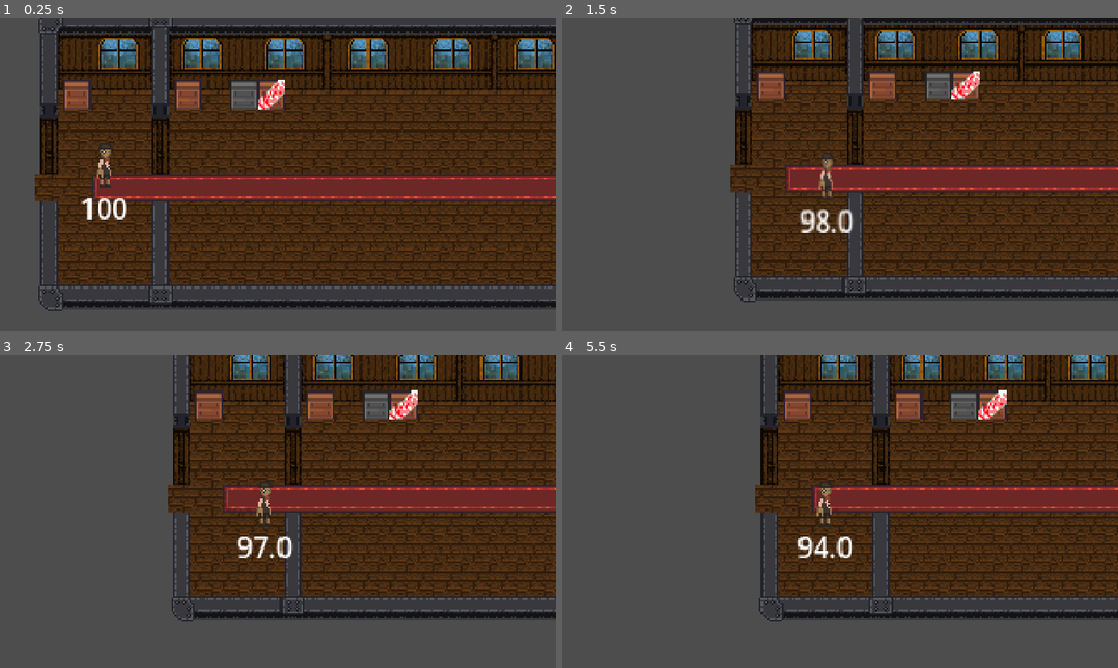
Above: before the commit, frames 1-4 (two rows, left to right).
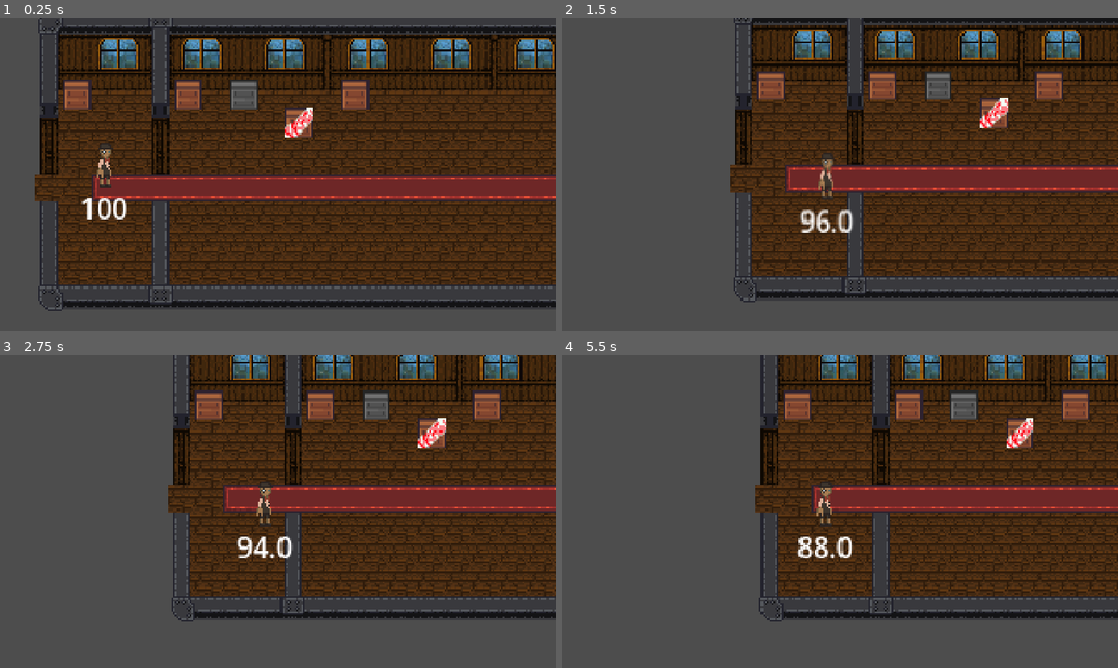
Above: after the commit, the same moments.

Repository: Haaxor1689/gmtk-2026
Game: Godot game, scene res://root.tscn
Same seed, same stepped clock (60 frames per second), same inputs: the game is played once before the commit and once after it.
Inputs:
- Up to frame 1 (0.25 s): no input
- Up to frame 2 (1.5 s): hold Right (right) 0.53-1.28 s; tap Enter at 1.25 s; hold Down (down) from 1.28 s (still down)
- Up to frame 3 (2.75 s): tap Space at 2 s; release Down (down) at 2.03 s; hold Right (right) from 2.03 s (still down)
- Up to frame 4 (5.5 s): tap Enter at 2.75, 4.25 s; release Right (right) at 2.78 s; hold Up (up) 2.78-3.53 s; tap Space at 3.5, 5 s; hold Left (left) 3.53-5.03 s; hold Down (down) from 5.03 s (still down)

The runs differ from the first frame. In frame 1, 1.4% of the frame differs, in the area x 46-67%, y 19-39%; in frame 2, 1.5%; in frame 3, 1.6%; in frame 4, 1.7%, in the area x 42-95%, y 11-65%.

Commit message:
try_move refactor + fragile box + refual station

Diff:
--- a/src/global.gd
+++ b/src/global.gd
@@ -7,7 +7,6 @@
 var player: GridNode
 
 var current_level: Node = null
-var leak_modifier: float = 1.0
 
 const TILE_SIZE: int = 16
 const GRID_NODE_BASE_Z_INDEX: int = 50
@@ -25,61 +24,6 @@
 	node.update_z_index()
 	print("Aligned ", node.name, " to grid at ", cell)
 
-func try_move(node: GridNode, direction: Vector2, is_push: bool = false) -> float:
-	var new_position := node.grid_pos + direction
-
-	for t in tilemaps:
-		if t.is_collidable:
-			if t.get_cell_source_id(new_position) != -1:
-				return 1.0 * leak_modifier
-
-	for obj in objects:
-		if obj.grid_pos == new_position:
-			if obj.is_pushable and !is_push and Global.try_move(obj, direction, true):
-				return obj.push_cost * leak_modifier
-			else:
-				return 1.0 * leak_modifier
-
-	var local_center := tilemap.map_to_local(new_position)
-	var target_position := tilemap.to_global(local_center)
-
-	node.grid_pos = new_position * leak_modifier
-
-	# Kill any existing tween
-	if node.get_meta("move_tween", []).size() > 0:
-		for t in node.get_meta("move_tween"):
-			t.kill()
-
-	# Reset rotation and scale to defaults
-	node.rotation = 0.0
-	node.scale = Vector2.ONE
-
-	var tween = create_tween()
-	var scale_tween = create_tween()
-
-	var tweens := [tween, scale_tween]
-	node.set_meta("move_tween", tweens)
-	for t in tweens:
-		t.set_trans(Tween.TRANS_QUAD)
-		t.set_ease(Tween.EASE_OUT)
-
-	# Position tween with arc motion
-	var start_pos := node.global_position
-	tween.tween_method(
-		func(t: float):
-			var horizontal := start_pos.lerp(target_position, t)
-			var arc_height := sin(t * PI) * 6.0 # Small upward arc, 10 pixels max
-			node.global_position = horizontal + Vector2(0, -arc_height)
-	, 0.0, 1.0, 0.3)
-	tween.tween_callback(node.update_z_index)
-
-	# Scale: expand for first 0.15s, then reverse for next 0.15s
-	scale_tween.tween_property(node, "scale", Vector2(0.9, 1.1), 0.15)
-	scale_tween.tween_property(node, "scale", Vector2.ONE, 0.15)
-
-	print("Moved to: ", new_position)
-	return 1.0 * leak_modifier
-
 func change_level(new_level: PackedScene) -> void:
 	if current_level:
 		current_level.queue_free()
--- a/src/grid_node.gd
+++ b/src/grid_node.gd
@@ -3,7 +3,6 @@
 
 var grid_pos: Vector2 = Vector2.ZERO
 @export var is_pushable: bool = false
-@export var is_breakable: bool = false
 @export var push_cost: float = 2.0
 
 func _ready() -> void:
@@ -19,5 +18,58 @@
 	# Base offset ensures objects are above background/walls but can be below foreground
 	z_index = Global.GRID_NODE_BASE_Z_INDEX + int(global_position.y)
 
-func check_breakable() -> void:
-	print("Checking if ", name, " is breakable: ", is_breakable)
+func try_move(direction: Vector2, pushed_by: GridNode = null) -> float:
+	if pushed_by != null:
+		if !is_pushable:
+			return 0
+
+	var new_position := self.grid_pos + direction
+
+	for t in Global.tilemaps:
+		if t.is_collidable:
+			if t.get_cell_source_id(new_position) != -1:
+				return push_cost
+
+	for obj in Global.objects:
+		if obj.grid_pos == new_position:
+			return obj.try_move(direction, self)
+
+	var local_center = Global.tilemap.map_to_local(new_position)
+	var target_position = Global.tilemap.to_global(local_center)
+
+	self.grid_pos = new_position
+
+	# Kill any existing tween
+	if self.get_meta("move_tween", []).size() > 0:
+		for t in self.get_meta("move_tween"):
+			t.kill()
+
+	# Reset rotation and scale to defaults
+	self.rotation = 0.0
+	self.scale = Vector2.ONE
+
+	var tween = create_tween()
+	var scale_tween = create_tween()
+
+	var tweens := [tween, scale_tween]
+	self.set_meta("move_tween", tweens)
+	for t in tweens:
+		t.set_trans(Tween.TRANS_QUAD)
+		t.set_ease(Tween.EASE_OUT)
+
+	# Position tween with arc motion
+	var start_pos := self.global_position
+	tween.tween_method(
+		func(t: float):
+			var horizontal := start_pos.lerp(target_position, t)
+			var arc_height := sin(t * PI) * 6.0 # Small upward arc, 10 pixels max
+			self.global_position = horizontal + Vector2(0, -arc_height)
+	, 0.0, 1.0, 0.3)
+	tween.tween_callback(self.update_z_index)
+
+	# Scale: expand for first 0.15s, then reverse for next 0.15s
+	scale_tween.tween_property(self, "scale", Vector2(0.9, 1.1), 0.15)
+	scale_tween.tween_property(self, "scale", Vector2.ONE, 0.15)
+
+	print("Moved to: ", new_position)
+	return push_cost
--- a/src/levels/level1.tscn
+++ b/src/levels/level1.tscn
@@ -6,7 +6,8 @@
 [ext_resource type="Script" uid="uid://yyfdpisdfsgv" path="res://src/tilemap/tilemap.gd" id="3_feg4a"]
 [ext_resource type="PackedScene" uid="uid://c6ixj0c287w2e" path="res://src/objects/box.tscn" id="4_ih7hf"]
 [ext_resource type="PackedScene" uid="uid://bwsnx88dd2pws" path="res://src/objects/heavy_box.tscn" id="5_ghtb1"]
-[ext_resource type="PackedScene" uid="uid://d3wcs6il2qtfn" path="res://src/objects/fagile_box.tscn" id="6_bn18y"]
+[ext_resource type="PackedScene" uid="uid://d3wcs6il2qtfn" path="res://src/objects/fragile_box.tscn" id="6_bn18y"]
+[ext_resource type="PackedScene" uid="uid://d1lhydxk7ubma" path="res://src/objects/refuel_station.tscn" id="8_ou3gi"]
 
 [node name="Level" type="Node2D" unique_id=300137770]
 
@@ -50,4 +51,7 @@
 position = Vector2(-136, -40)
 
 [node name="Box4" parent="Objects/Baggage" unique_id=160660457 instance=ExtResource("6_bn18y")]
-position = Vector2(-120, -40)
+position = Vector2(-104, -24)
+
+[node name="RefuelStation" parent="Objects" unique_id=1130668928 instance=ExtResource("8_ou3gi")]
+position = Vector2(-72, -40)
--- /dev/null
+++ b/src/objects/fragile_box.gd
@@ -0,0 +1,16 @@
+extends GridNode
+
+@onready var sprite := $Sprite2D
+@onready var sprite_broken := $Sprite2D_broken
+
+var is_broken := false
+
+func try_move(direction: Vector2, pushed_by: GridNode = null) -> float:
+	# If pushed by player
+	if pushed_by != null and pushed_by == Global.player:
+		return super.try_move(direction, self)
+
+	sprite.visible = false
+	sprite_broken.visible = true
+	is_broken = true
+	return 0
--- a/src/objects/fagile_box.tscn
+++ b/src/objects/fragile_box.tscn
@@ -1,15 +1,16 @@
 [gd_scene format=3 uid="uid://d3wcs6il2qtfn"]
 
-[ext_resource type="Script" uid="uid://d2sw1a8mwu3p2" path="res://src/grid_node.gd" id="1_jqh4p"]
+[ext_resource type="Script" uid="uid://c1a6nb8fyth0r" path="res://src/objects/fragile_box.gd" id="1_vaav5"]
 [ext_resource type="Texture2D" uid="uid://555x5454yekq" path="res://assets/box_fragile.png" id="2_jqh4p"]
 [ext_resource type="Texture2D" uid="uid://bgy2nwn1yfa5b" path="res://assets/box_fragile_broken.png" id="2_qxrt8"]
 
 [node name="Box" type="Node2D" unique_id=1172009491]
-script = ExtResource("1_jqh4p")
+script = ExtResource("1_vaav5")
 is_pushable = true
 metadata/_custom_type_script = "uid://d2sw1a8mwu3p2"
 
 [node name="Sprite2D_broken" type="Sprite2D" parent="." unique_id=1320660689]
+visible = false
 position = Vector2(0, -5)
 texture = ExtResource("2_qxrt8")
 
--- /dev/null
+++ b/src/objects/refuel_station.gd
@@ -0,0 +1,10 @@
+extends GridNode
+
+@export var stored_fuel := 50
+
+func try_move(_direction: Vector2, pushed_by: GridNode = null) -> float:
+	if pushed_by != Global.player || stored_fuel <= 0:
+		return 0
+
+	stored_fuel -= 10
+	return -10
--- /dev/null
+++ b/src/objects/refuel_station.tscn
@@ -0,0 +1,12 @@
+[gd_scene format=3 uid="uid://d1lhydxk7ubma"]
+
+[ext_resource type="Script" uid="uid://biqfeacbrheq4" path="res://src/objects/refuel_station.gd" id="1_mnnf2"]
+[ext_resource type="Texture2D" uid="uid://q4umcu00kjby" path="res://assets/box.png" id="2_hfvmx"]
+
+[node name="RefuelStation" type="Node2D" unique_id=1130668928]
+script = ExtResource("1_mnnf2")
+metadata/_custom_type_script = "uid://d2sw1a8mwu3p2"
+
+[node name="Sprite2D" type="Sprite2D" parent="." unique_id=1012276774]
+position = Vector2(0, -5)
+texture = ExtResource("2_hfvmx")
--- a/src/player/player.gd
+++ b/src/player/player.gd
@@ -14,7 +14,7 @@
 func _unhandled_input(event: InputEvent) -> void:
   for dir in inputs.keys():
     if event.is_action_pressed(dir):
-      var cool_cost = Global.try_move(self, inputs[dir])
+      var cool_cost = try_move(inputs[dir])
       update_fuel(-cool_cost)
 
 func update_fuel(modifier) -> void:
Not shown, added: assets/Audio/CIN_BNDT_0001.wav.import
Not shown, added: assets/Audio/CIN_EA_0002.wav.import
Not shown, added: assets/Audio/CIN_ED_0001.wav.import
Not shown, added: assets/Audio/Cin2_0001.wav.import
Not shown, added: assets/Audio/Cin2_0002.wav.import
Not shown, added: assets/Audio/Cin_EBST_0001.wav.import
Not shown, added: assets/Audio/Cin_EBST_0008.wav.import
Not shown, added: assets/Audio/Cin_EBST_0010.wav.import
Not shown, added: assets/Audio/Intro_0002.wav.import
Not shown, added: assets/Audio/Jeevis_0001.wav.import
Not shown, added: assets/Audio/Jeevis_0002.wav.import
Not shown, added: assets/Audio/Jeevis_0003.wav.import
(and 26 more such lines)
